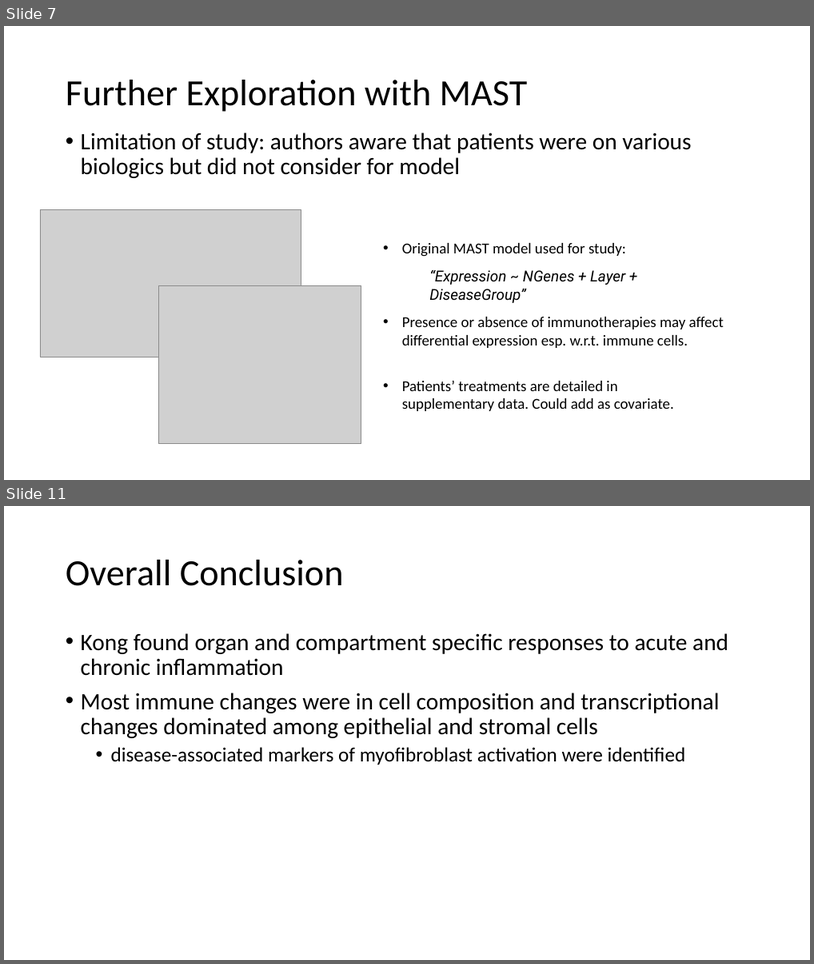
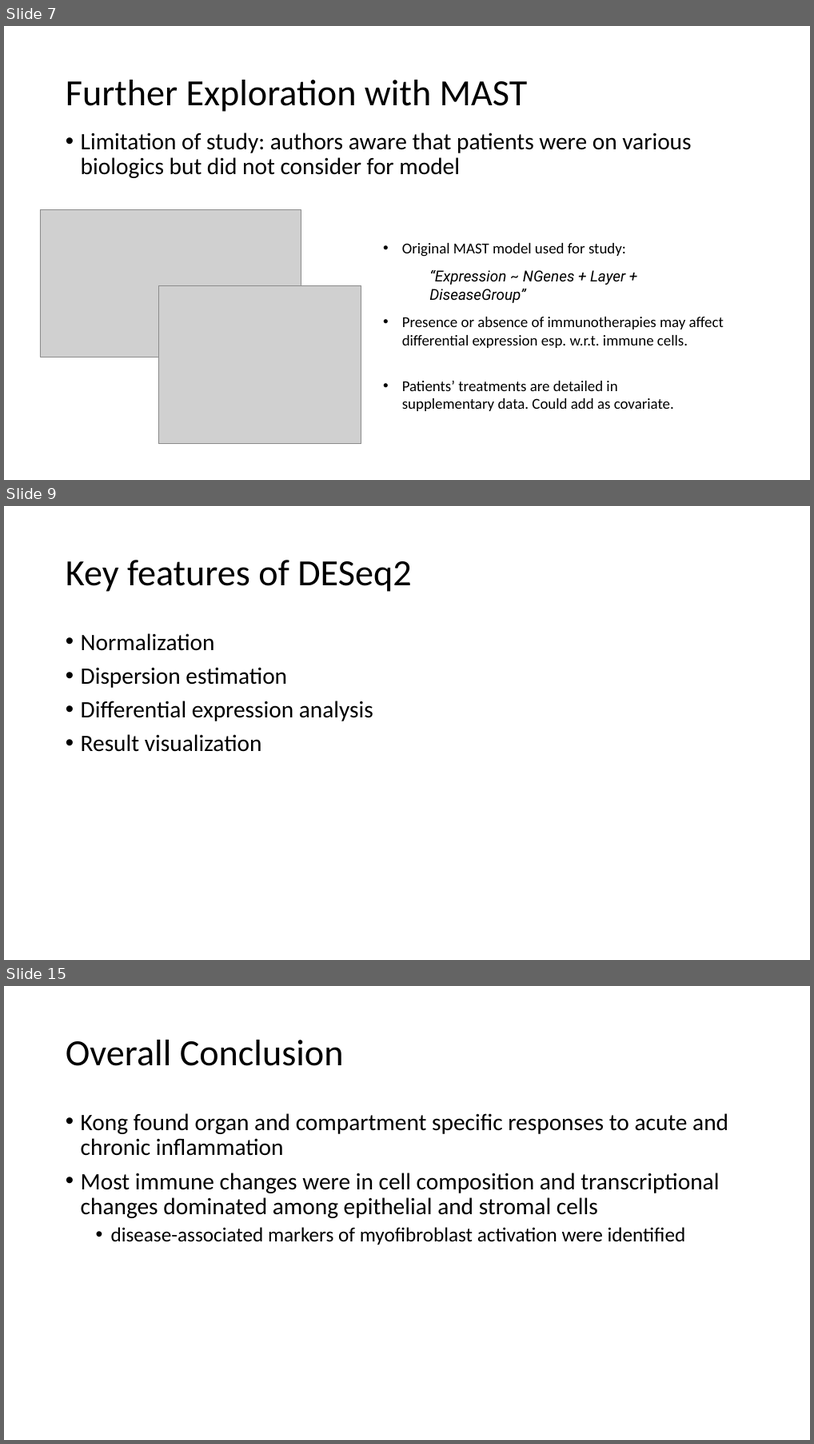
Before and after one commit to anthonylopes54/CPSC-445, a slide deck: cpsc445Presentation.pptx. Shown one above the other, each under a label of ours: slides 7 and 11 before the commit, slides 7, 9 and 15 after it; the slides between them are not shown. The pictures are 814x964 and 814x1444 pixels, drawn with LibreOffice and Linux fonts; fonts in the diff are those of the drawing; grey boxes stand for pictures; background and template pictures are left out. Boxes give left, top, right and bottom in pixels: in the first picture for what was removed or moved away, otherwise in the second. Text is boxed around its words. In the diff, an @@ line names an element or a change of style, - is before the commit and + after.

```diff
--- a/cpsc445Presentation.pptx
+++ b/cpsc445Presentation.pptx
@@ slide 9 added at box(4, 506, 810, 960), background #FFFFFF @@
@@ title added at box(66, 560, 411, 592), 44 pt, text #000000 @@
+Key features of DESeq2
@@ text added at box(81, 633, 374, 752), 28 pt, text #000000 @@
+• Normalization
+• Dispersion estimation
+• Differential expression analysis
+• Result visualization
@@ what was slide 11 is now slide 15 @@
```
Also in this commit, not shown: 3 slides changed, 3 other slides added.
